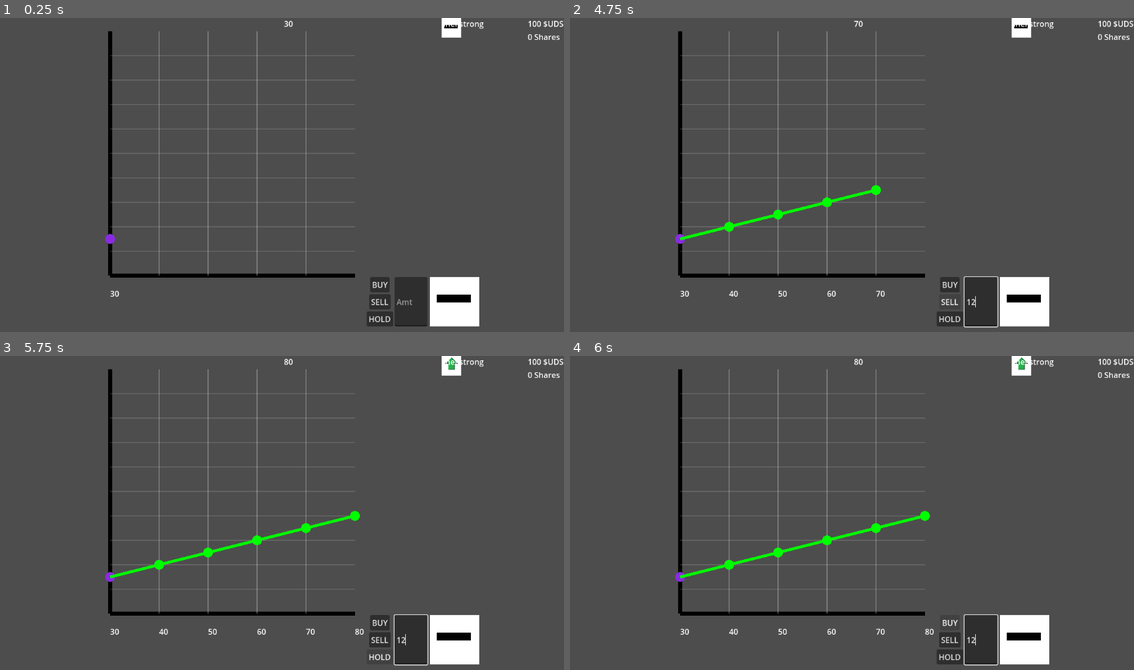
Above: before the commit, frames 1-4 (two rows, left to right).
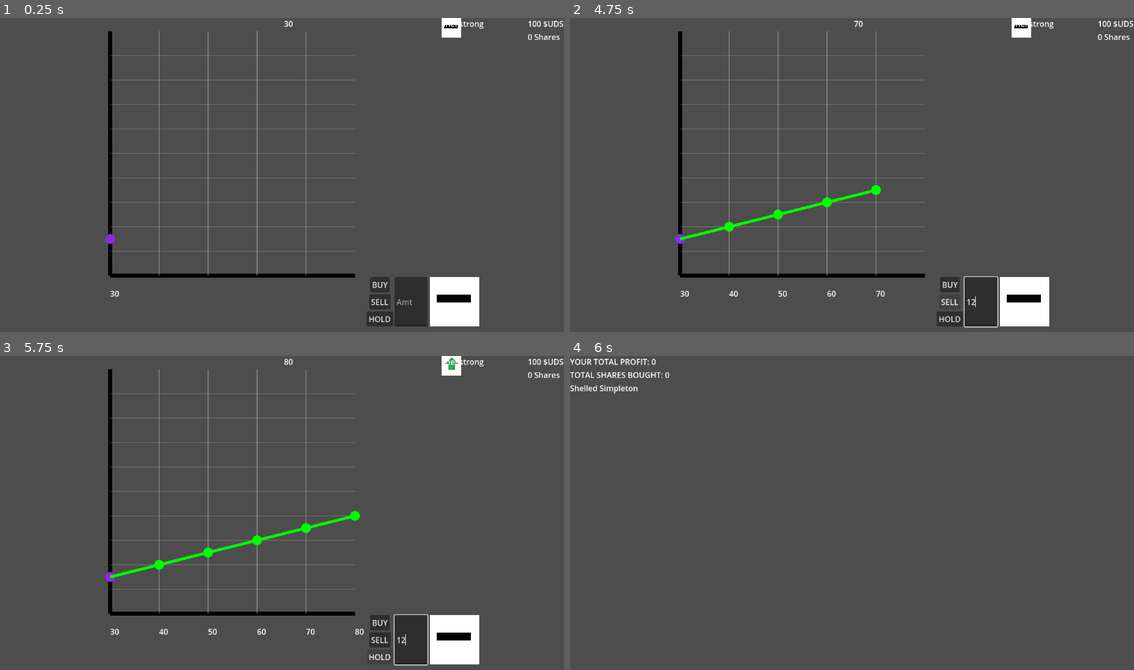
Above: after the commit, the same moments.

Repository: absentnot/GGJ-25
Game: Godot game, scene res://scenes/main.tscn
Same seed, same stepped clock (60 frames per second), same inputs: the game is played once before the commit and once after it.
Inputs (mouse positions are in pixels of both pictures, inside the frame that each line leads up to):
- Up to frame 1 (0.25 s): no input
- Up to frame 2 (4.75 s): click (981, 300) at 0.52 s; type "12" at 0.6 s; click "BUY" at 1.25 s; click "SELL" at 2 s; click "HOLD" at 2.75 s; click "BUY" at 3.5 s; click "SELL" at 4.25 s
- Up to frame 3 (5.75 s): click "HOLD" at 5 s
- Up to frame 4 (6 s): click "BUY" at 5.75 s

Frames 1-3 are identical in both runs. In frame 4, 6.7% of the frame differs, in the area x 0-100%, y 0-99%.

Commit message:
Score screen first pass

Diff:
--- /dev/null
+++ b/scenes/score.tscn
@@ -0,0 +1,25 @@
+[gd_scene load_steps=2 format=3 uid="uid://bym64clfq2d8g"]
+
+[ext_resource type="Script" path="res://scripts/score.gd" id="1_6p3vg"]
+
+[node name="Score" type="Control"]
+layout_mode = 3
+anchors_preset = 0
+script = ExtResource("1_6p3vg")
+
+[node name="VBoxContainer" type="VBoxContainer" parent="."]
+layout_mode = 0
+offset_right = 40.0
+offset_bottom = 40.0
+
+[node name="TotalProfit" type="Label" parent="VBoxContainer"]
+layout_mode = 2
+
+[node name="TotalSharesBought" type="Label" parent="VBoxContainer"]
+layout_mode = 2
+
+[node name="CrabTitle" type="Label" parent="VBoxContainer"]
+layout_mode = 2
+
+[node name="Buttons" type="HBoxContainer" parent="VBoxContainer"]
+layout_mode = 2
--- a/scripts/agents/agent.gd
+++ /dev/null
@@ -1,30 +0,0 @@
-extends HBoxContainer
-
-class_name Agent
-
-var currentShares: int = 0
-var currentCapital: int = 100
-var spriteName: String
-var orderVisualizer
-# Called when the node enters the scene tree for the first time.
-func _ready() -> void:
-	add_to_group("AgentGroup")
-	var sprite = TextureRect.new()
-	sprite.set_texture(load("res://assets/" + spriteName))
-	sprite.set_expand_mode(TextureRect.EXPAND_FIT_WIDTH)
-	add_child(sprite)
-	orderVisualizer = OrderVisualizer.new()
-	orderVisualizer.updateOrder(Order.OrderType.HOLD)
-	add_child(orderVisualizer)
-
-# Called every frame. 'delta' is the elapsed time since the previous frame.
-func _process(delta: float) -> void:
-	pass
-
-func decide(prices: Array[int], daysRemaining: int) -> Order:
-	var nextOrder = _next_order(prices, daysRemaining)
-	orderVisualizer.updateOrder(nextOrder.type)
-	return nextOrder
-
-func _next_order(prices: Array[int], daysRemaining: int) -> Order:
-	return Order.new(0)
--- a/scripts/agents/gretchenAgent.gd
+++ /dev/null
@@ -1,10 +0,0 @@
-extends Agent
-
-func _next_order(prices: Array[int], daysRemaining: int) -> Order:
-	var currentDayEven = prices.size() % 2 == 0
-	if currentDayEven:
-		return Order.new(10, Order.OrderType.BUY)
-	return Order.new(0)
-
-func _init() -> void:
-	spriteName = "gretchen.png"
--- a/scripts/agents/riskyThothAgent.gd
+++ /dev/null
@@ -1,17 +0,0 @@
-extends Agent
-
-func _next_order(prices: Array[int], daysRemaining: int) -> Order:
-	var numPrices = prices.size()
-	# If today is the first day, we do not buy.
-	if(numPrices < 2):
-		return Order.new(0)
-	var lastPrice = prices[numPrices-1]
-	var twoPricesAgo = prices[numPrices-2]
-	# If the price dropped and the new value is less than half the old, buy.
-	if (lastPrice < twoPricesAgo and  (lastPrice * 2) < twoPricesAgo):
-		return Order.new(10, Order.OrderType.BUY)
-	# Otherwise, we do not buy.
-	return Order.new(0)
-
-func _init() -> void:
-	spriteName = "thoth.png"
--- a/scripts/agents/senatorShellstrongAgent.gd
+++ /dev/null
@@ -1,9 +0,0 @@
-extends Agent
-
-func _next_order(prices: Array[int], daysRemaining: int) -> Order:
-	if daysRemaining == 0:
-		return Order.new(10, Order.OrderType.BUY)
-	return Order.new(0)
-
-func _init() -> void:
-	spriteName = "shellstrong.png"
--- a/scripts/agents/snowcrabAgent.gd
+++ /dev/null
@@ -1,7 +0,0 @@
-extends Agent
-
-func _next_order(prices: Array[int], daysRemaining: int) -> Order:
-	return Order.new(10, Order.OrderType.SELL)
-
-func _init() -> void:
-	spriteName = "snowcrab.png"
--- a/scripts/hud.gd
+++ b/scripts/hud.gd
@@ -5,6 +5,8 @@
 var currentShares: int = 0
 var currentMoney: int = 100
 var marketVal: int = 0
+var totalSharesBought:int = 0
+var initialMoney:int = 100
 @onready var graph = get_node("MarketVbox/Graph")
 @onready var marketValueDisplay = get_node("MarketVbox/MarketValueDisplay")
 @onready var playerCashDisplay = get_node("PlayerStats/PlayerCashDisplay")
@@ -36,6 +38,15 @@
 		graph.addPoint(newVal)
 		getOrders(prices, daysRemaining)
 
+func getFinalStats() -> Array[int]:
+	liquidate()
+	return [currentMoney - initialMoney, totalSharesBought]
+
+func liquidate() -> void:
+	if(currentShares > 0):
+		currentMoney += (currentShares * marketVal)
+		currentShares = 0
+
 func _updateCashAndShares(nextOrder: Order) -> void:
 	match nextOrder.type:
 		Order.OrderType.SELL:
@@ -43,6 +54,7 @@
 			currentMoney += (orderQuantity * marketVal)
 		Order.OrderType.BUY:
 			currentShares += orderQuantity
+			totalSharesBought += orderQuantity
 			currentMoney -= (orderQuantity * marketVal)
 		Order.OrderType.HOLD:
 			pass
--- a/scripts/main.gd
+++ b/scripts/main.gd
@@ -33,3 +33,9 @@
 	print("Round is over! Uh oh!")
 	$DayTimer.set_paused(true)
 	$DayTimer.stop()
+	var stats = $HUD.getFinalStats()
+	currentRound.queue_free()
+	$HUD.visible = false
+	var resultsScreen = load("res://scenes/score.tscn").instantiate()
+	add_child(resultsScreen)
+	resultsScreen.display(stats[0], stats[1])
--- /dev/null
+++ b/scripts/score.gd
@@ -0,0 +1,30 @@
+extends Node
+
+
+@onready var totalProfit:Label = get_node("VBoxContainer/TotalProfit")
+@onready var totalSharesBought:Label = get_node("VBoxContainer/TotalSharesBought")
+@onready var crabTitleLabel:Label = get_node("VBoxContainer/CrabTitle")
+# Called when the node enters the scene tree for the first time.
+func _ready() -> void:
+	pass # Replace with function body.
+
+
+# Called every frame. 'delta' is the elapsed time since the previous frame.
+func _process(delta: float) -> void:
+	pass
+
+func display(profit:int, sharesBought: int) -> void:
+	totalProfit.text = "YOUR TOTAL PROFIT: %d" %profit
+	totalSharesBought.text = "TOTAL SHARES BOUGHT: %d" % sharesBought
+	var crabTitle
+	if(profit < 0):
+		crabTitle = "Imitation Crab"
+	elif(profit < 25):
+		crabTitle = "Shelled Simpleton"
+	elif(profit < 75):
+		crabTitle = "Sea-Rated"
+	elif(profit < 150):
+		crabTitle = "Pinchy Professor"
+	else:
+		crabTitle = "Crabsolute Genius"
+	crabTitleLabel.text = crabTitle
